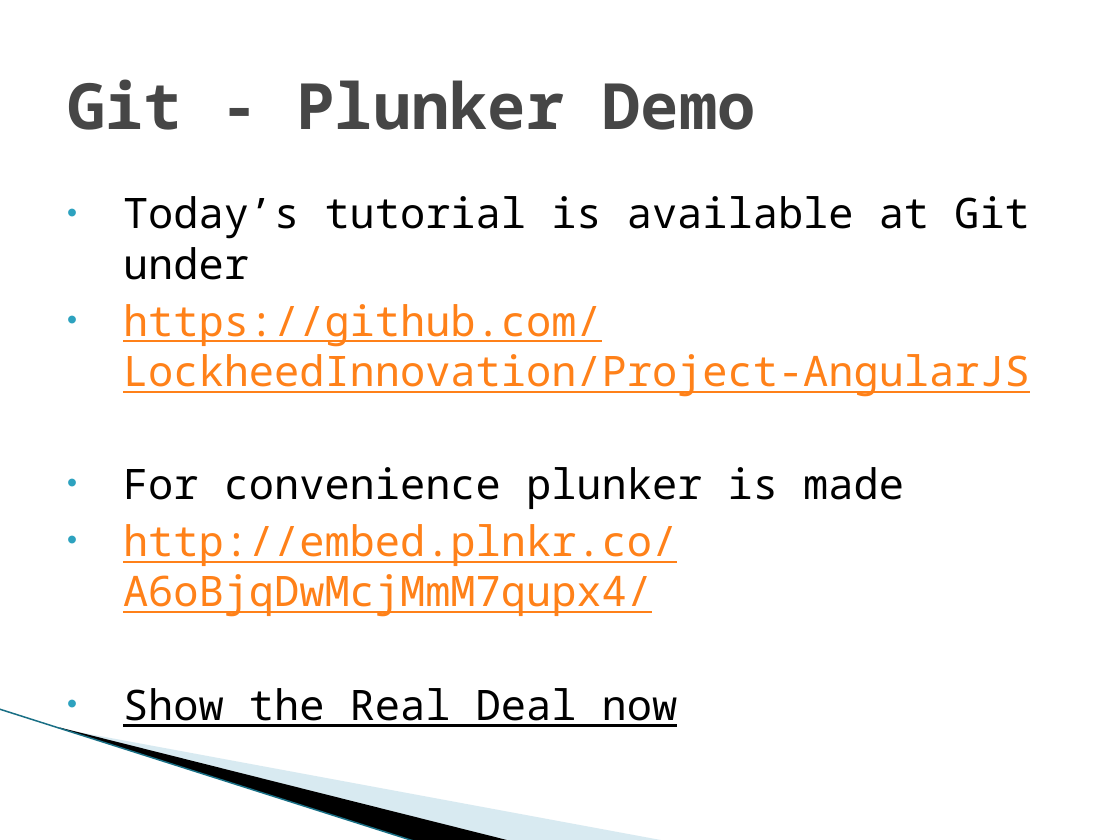
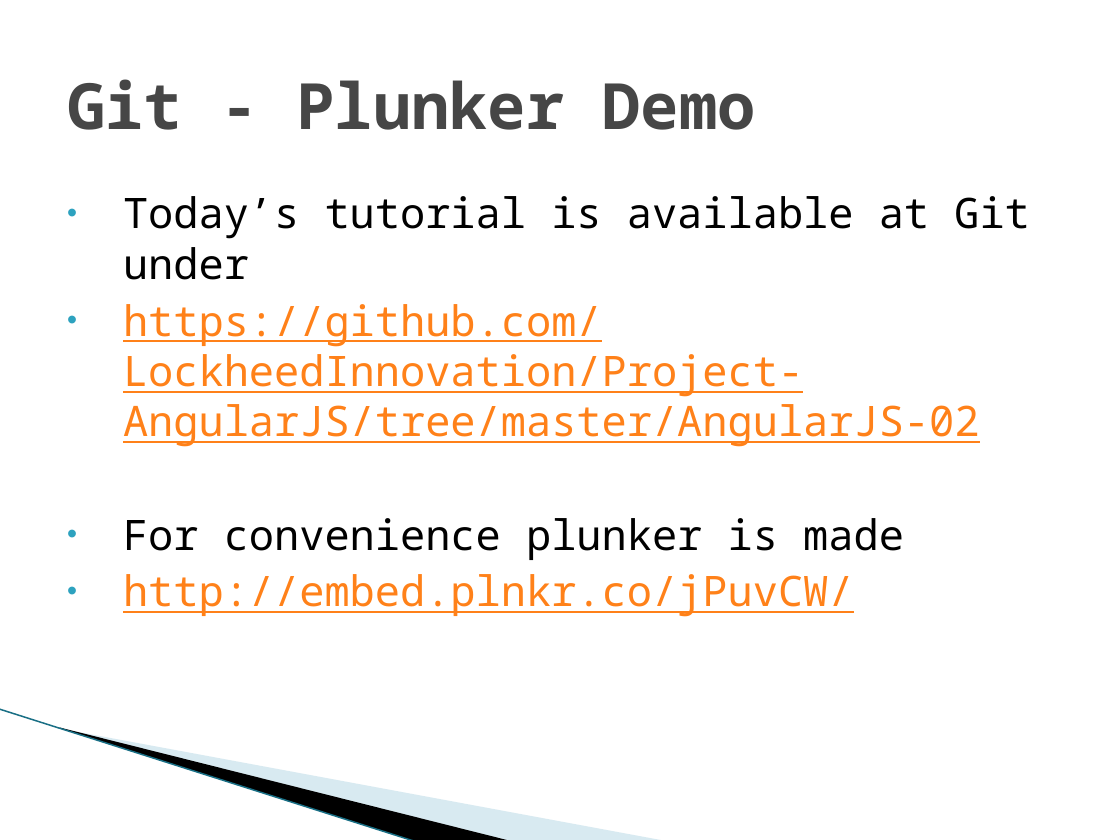
Before and after one commit to LeidosInnovation/Project-AngularJS, a slide deck: slide 12 of AngularJS-02/AngularJS-02.pptx. Drawn at 1120x840 pixels with LibreOffice and Linux fonts; fonts in the diff are those of the drawing; background and template pictures are left out. Boxes give left, top, right and bottom in pixels: in the first picture for what was removed or moved away, otherwise in the second. Text is boxed around its words. In the diff, an @@ line names an element or a change of style, - is before the commit and + after.

```diff
--- a/AngularJS-02/AngularJS-02.pptx
+++ b/AngularJS-02/AngularJS-02.pptx
@@ text at bbox=[123, 304, 980, 447]: text changed @@
-• https://github.com/LockheedInnovation/Project-AngularJS
+• https://github.com/LockheedInnovation/Project-AngularJS/tree/master/AngularJS-02
@@ text at bbox=[123, 574, 854, 617]: text changed @@
-• http://embed.plnkr.co/A6oBjqDwMcjMmM7qupx4/
-• Show the Real Deal now
+• http://embed.plnkr.co/jPuvCW/
```
Also in this commit, not shown: 3 other slides changed, 5 slides added, 5 slides removed.
